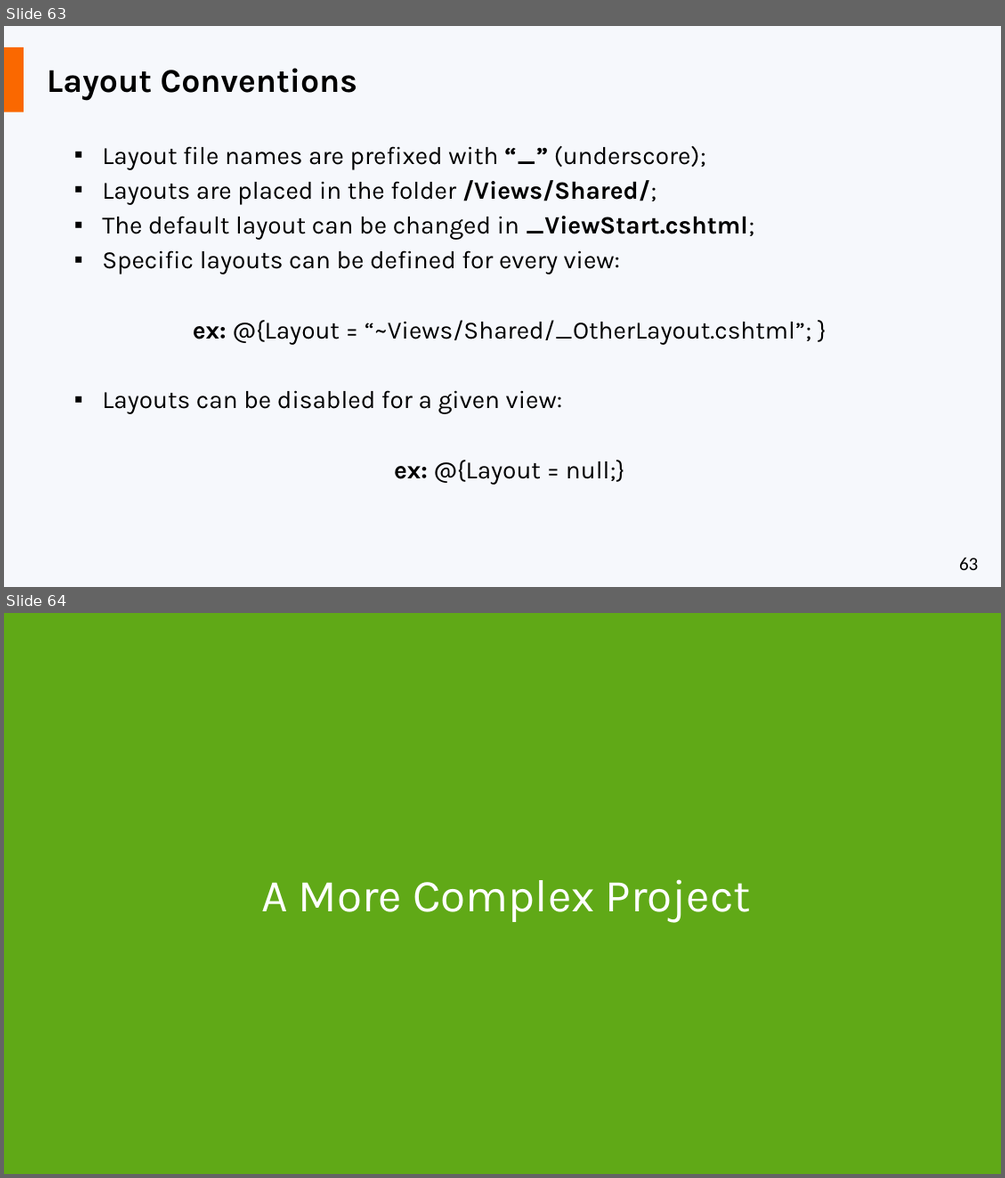
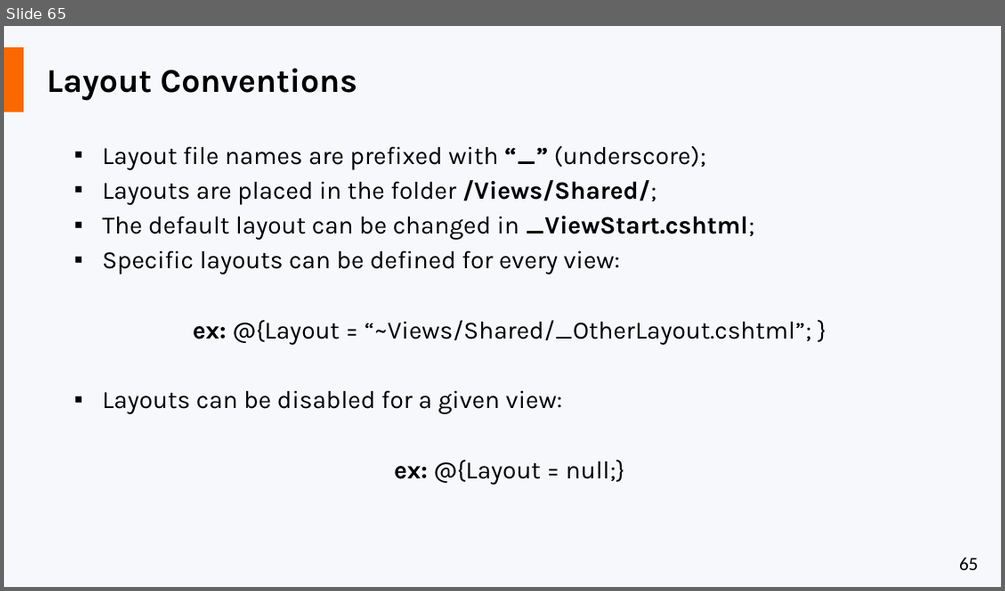
Before and after one commit to liviucotfas/ase-web-and-cloud-applications-security, a slide deck: Presentation ASPNET MVC Core - Part I.pptx. Shown one above the other, each under a label of ours: slides 63 and 64 before the commit, slide 65 after it. The pictures are 1005x1178 and 1005x591 pixels, drawn with LibreOffice and Linux fonts; fonts in the diff are those of the drawing. Boxes give left, top, right and bottom in pixels: in the first picture for what was removed or moved away, otherwise in the second. Text is boxed around its words. In the diff, an @@ line names an element or a change of style, - is before the commit and + after.

```diff
--- a/Presentation ASPNET MVC Core - Part I.pptx
+++ b/Presentation ASPNET MVC Core - Part I.pptx
@@ slide 64 removed at box(4, 613, 1001, 1174), background #60A917 @@
@@ title removed at box(261, 879, 751, 923) @@
-A More Complex Project
@@ what was slide 63 is now slide 65 @@
@@ page number at box(959, 556, 978, 570): text changed @@
-63
+65
```
Also in this commit, not shown: 2 slides added, 1 other slide removed.
